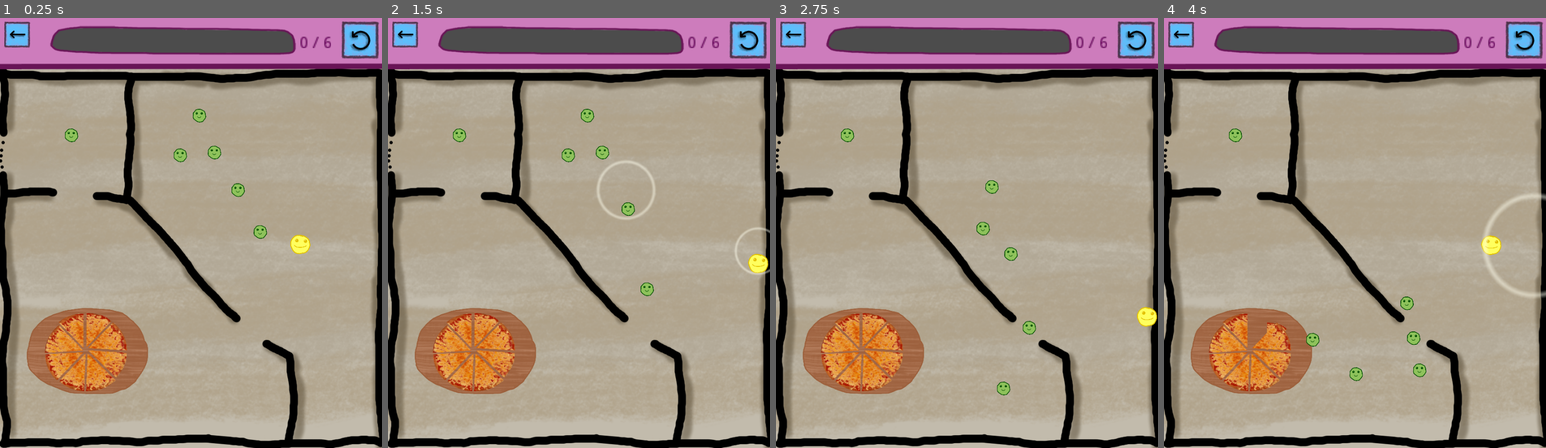
Above: before the commit, frames 1-4 (left to right).
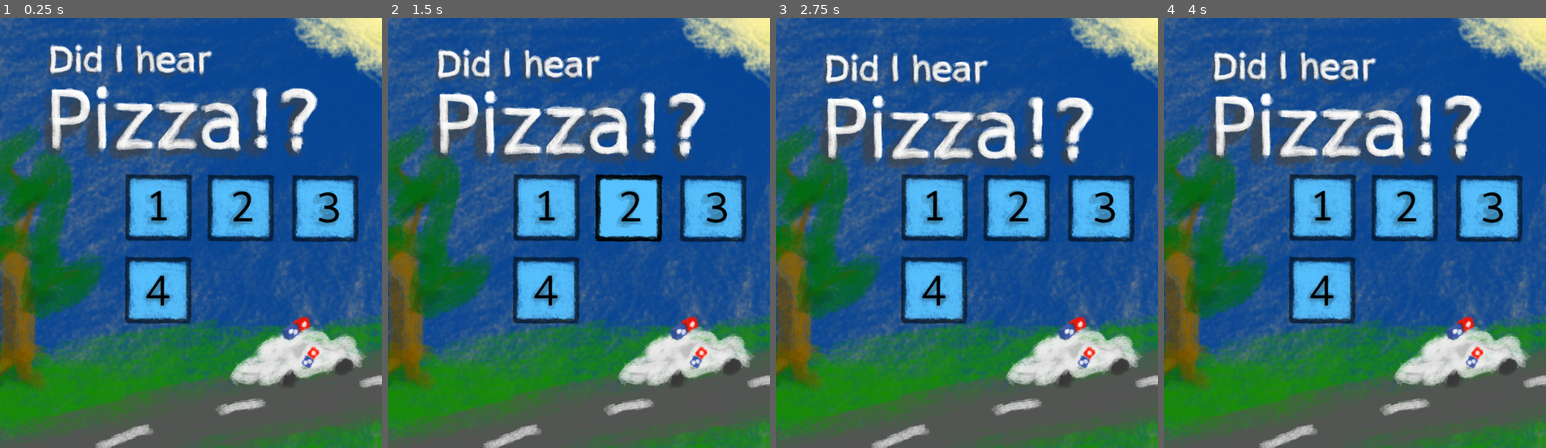
Above: after the commit, the same moments.

Repository: jalarimar/pizza
Game: Godot game, scene res://main_menu/MainMenu.tscn
The game is run twice, just before and just after one commit, with the same random seed, the same clock (stepped at 60 frames per second) and the same inputs. Before the commit the project starts from res://Level 1.tscn.
Inputs (mouse positions are in pixels of both pictures, inside the frame that each line leads up to):
- Up to frame 1 (0.25 s): no input
- Up to frame 2 (1.5 s): move the mouse to (601, 151) at 0.52 s; hold D (right) 0.53-1.28 s; hold Space (space) 0.53-1.28 s; move the mouse to (624, 190) at 1.27 s; hold S (down) from 1.28 s (still down); tap Space (space) at 1.35 s
- Up to frame 3 (2.75 s): move the mouse to (1035, 336) at 2.02 s; release S (down) at 2.03 s; hold D (right) from 2.03 s (still down); hold Space (space) from 2.03 s (still down)
- Up to frame 4 (4 s): move the mouse to (1370, 228) at 2.77 s; release D (right) at 2.78 s; release Space (space) at 2.78 s; hold W (up) 2.78-3.53 s; tap Space (space) at 2.85 s; move the mouse to (1397, 254) at 3.52 s; hold A (left) from 3.53 s (still down); hold Space (space) from 3.53 s (still down)

The runs differ from the first frame. In frame 1, 100% of the frame differs, in the area x 0-100%, y 0-100%; in frame 2, 100%; in frame 3, 100%; in frame 4, 100%.

Commit message:
Change main scene

Diff:
--- a/project.godot
+++ b/project.godot
@@ -16,7 +16,7 @@
 [application]
 
 config/name="Did I Hear Pizza"
-run/main_scene="res://Level 1.tscn"
+run/main_scene="res://main_menu/MainMenu.tscn"
 config/icon="res://icon.png"
 
 [display]
